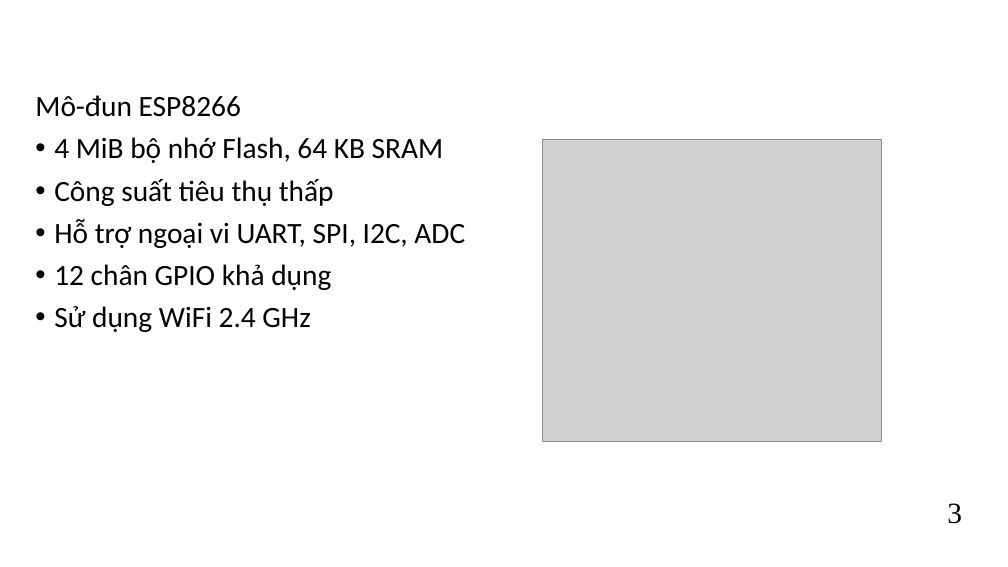
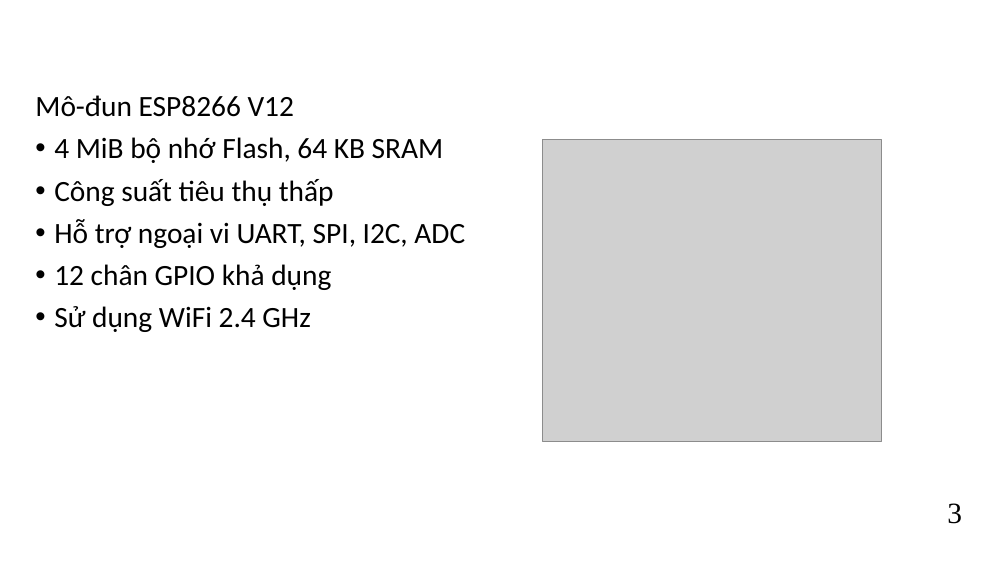
Before and after one commit to kurooroo/DATN, a slide deck: slide 6 of documents/Slide Đồ án tốt nghiệp_Nguyễn Tuấn Anh_REV1.pptx. Drawn at 1008x567 pixels with LibreOffice and Linux fonts; fonts in the diff are those of the drawing; grey boxes stand for pictures; background and template pictures are left out. Boxes give left, top, right and bottom in pixels: in the first picture for what was removed or moved away, otherwise in the second. Text is boxed around its words. In the diff, an @@ line names an element or a change of style, - is before the commit and + after.

```diff
--- a/documents/Slide Đồ án tốt nghiệp_Nguyễn Tuấn Anh_REV1.pptx
+++ b/documents/Slide Đồ án tốt nghiệp_Nguyễn Tuấn Anh_REV1.pptx
@@ text at (35,95,294,117): text changed @@
-Mô-đun ESP8266
+Mô-đun ESP8266 V12
```
Also in this commit, not shown: 5 other slides changed.
